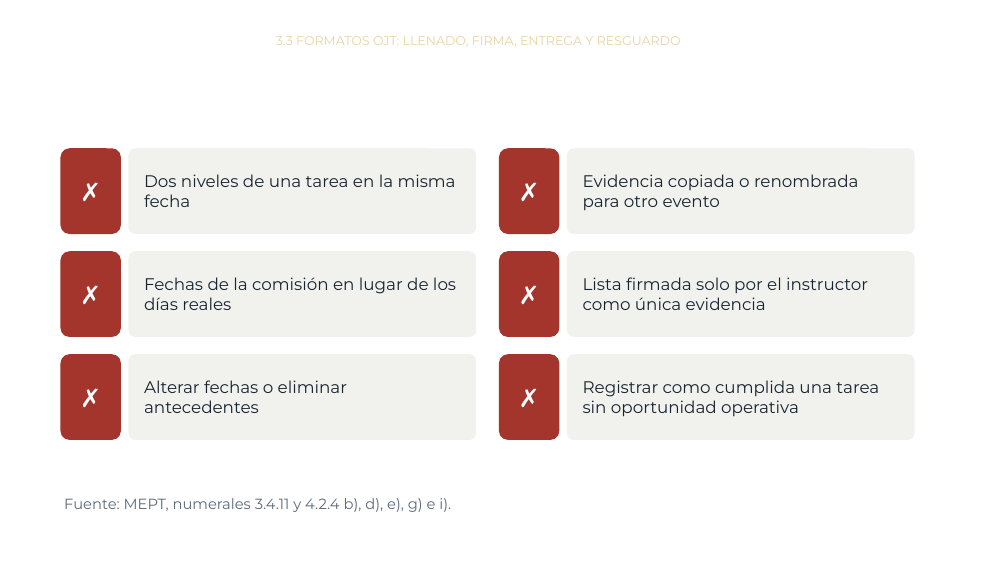
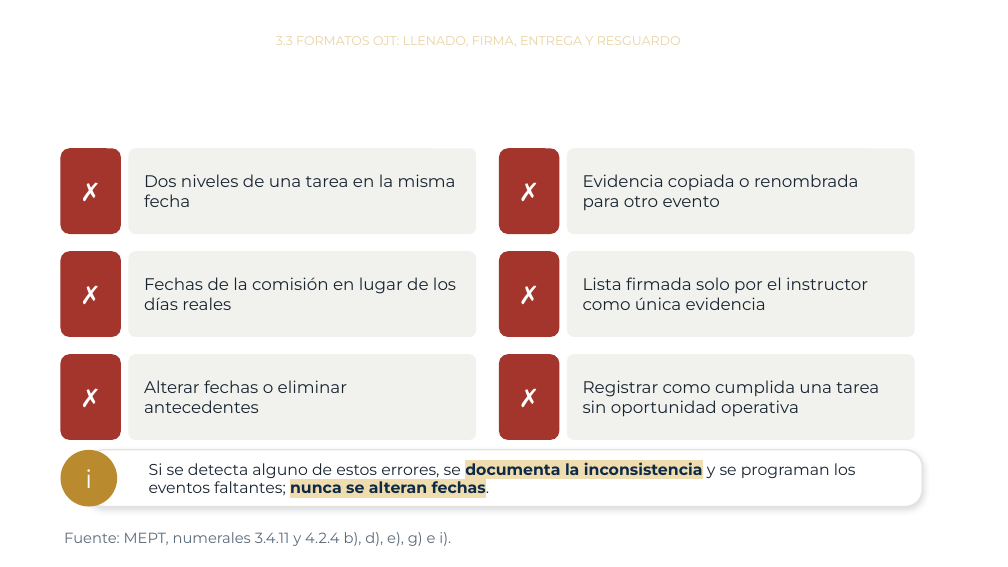
Before and after one commit to jmfigueroah01-creator/Curso-MEPT-OJT, a slide deck: slide 15 of modulo3.pptx (slide 11 before the commit). Drawn at 1008x567 pixels with LibreOffice and Linux fonts; fonts in the diff are those of the drawing; background and template pictures are left out. Boxes give left, top, right and bottom in pixels: in the first picture for what was removed or moved away, otherwise in the second. Text is boxed around its words. In the diff, an @@ line names an element or a change of style, - is before the commit and + after.

```diff
--- a/modulo3.pptx
+++ b/modulo3.pptx
@@ ellipse added at [60,450,117,507], fill #B98A2E, 24 pt, text #FFFFFF @@
+i
@@ rounded rectangle added at [87,450,923,507], fill #FFFFFF, outline #E4E2DA 1.25 pt, 15 pt, text #182430 @@
+Si se detecta alguno de estos errores, se documenta la inconsistencia y se programan los eventos faltantes; nunca se alteran fechas.
@@ text "Fuente: MEPT, numerales 3.4.11 y ...": place and size @@
-text "Fuente: MEPT, numerales 3.4.11 y ..." at [64,498,451,512]
+text "Fuente: MEPT, numerales 3.4.11 y ..." at [64,532,451,546]
```
Also in this commit, not shown: 12 other slides changed, 11 slides added, 10 slides removed, 1 other file.
